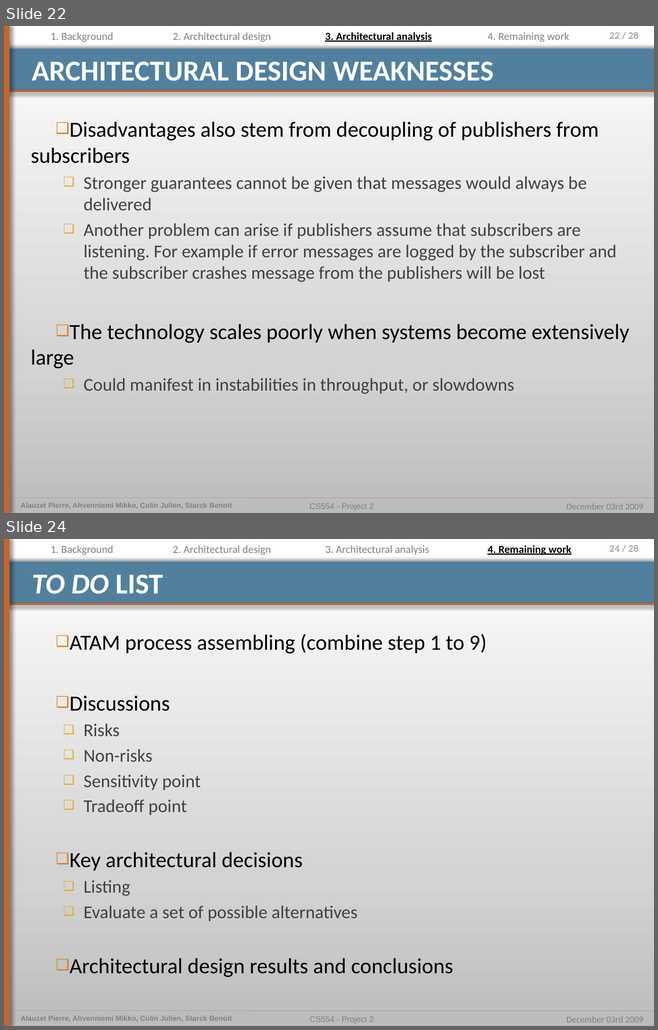
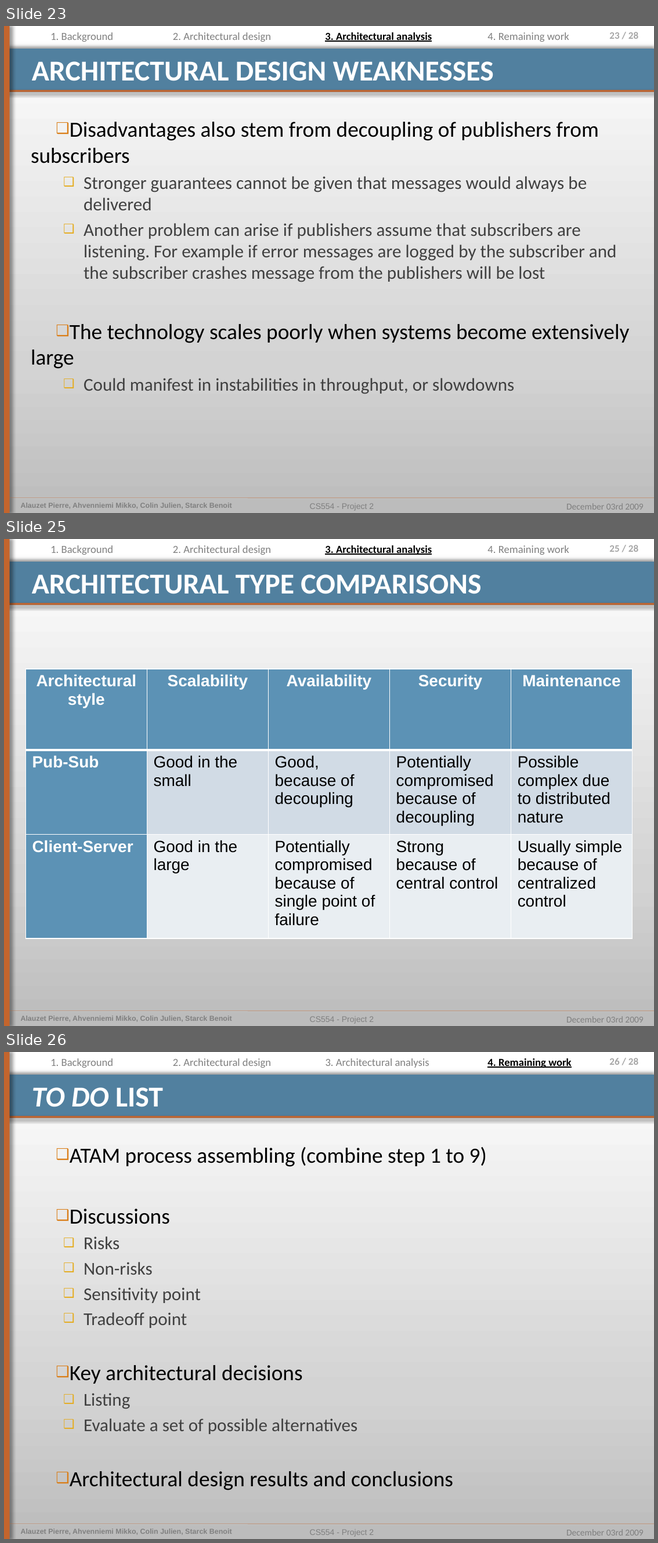
Before and after one commit to pierrealauzet/euroteam, a slide deck: Project 2/Part3/CS554_EuroTeam_Project2_OP6.pptx. Shown one above the other, each under a label of ours: slides 22 and 24 before the commit, slides 23, 25 and 26 after it; the slides between them are not shown. The pictures are 658x1030 and 658x1543 pixels, drawn with LibreOffice and Linux fonts; fonts in the diff are those of the drawing. Boxes give left, top, right and bottom in pixels: in the first picture for what was removed or moved away, otherwise in the second. Text is boxed around its words. In the diff, an @@ line names an element or a change of style, - is before the commit and + after.

```diff
--- a/Project 2/Part3/CS554_EuroTeam_Project2_OP6.pptx
+++ b/Project 2/Part3/CS554_EuroTeam_Project2_OP6.pptx
@@ slide 25 added at <box>4,539,654,1026</box>, background gradient #BDBDBD to #D3D3D3 to #FFFFFF; not listed: 9 template elements that a slide beside it also shows @@
@@ text added at <box>50,545,114,555</box>, 12 pt, text #808080 @@
+1. Background
@@ text added at <box>173,545,271,555</box>, 12 pt, text #808080 @@
+2. Architectural design
@@ text added at <box>325,545,431,555</box>, 12 pt, text #000000, bold, underline @@
+3. Architectural analysis
@@ text added at <box>487,545,569,555</box>, 12 pt, text #808080 @@
+4. Remaining work
@@ title added at <box>32,574,481,594</box>, 32 pt, text #FFFFFF, bold @@
+ARCHITECTURAL TYPE COMPARISONS
@@ table added at <box>25,669,633,939</box>, 3 rows, 5 columns @@
+Architectural style | Scalability | Availability | Security | Maintenance
+Pub-Sub | Good in the small | Good, because of decoupling | Potentially compromised because of decoupling | Possible complex due to distributed nature
+Client-Server | Good in the large | Potentially compromised because of single point of failure | Strong because of central control | Usually simple because of centralized control
@@ what was slide 22 is now slide 23 @@
@@ what was slide 24 is now slide 26 @@
@@ page number at <box>609,1058,638,1065</box>: text changed @@
-24 / 28
+26 / 28
```
Also in this commit, not shown: 8 slides changed, 1 other slide added.
